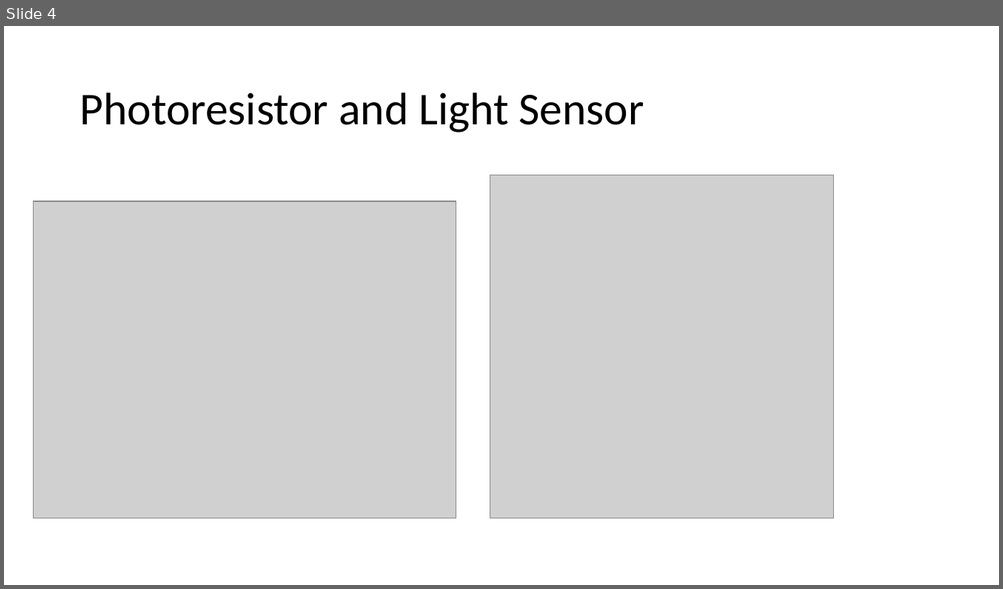
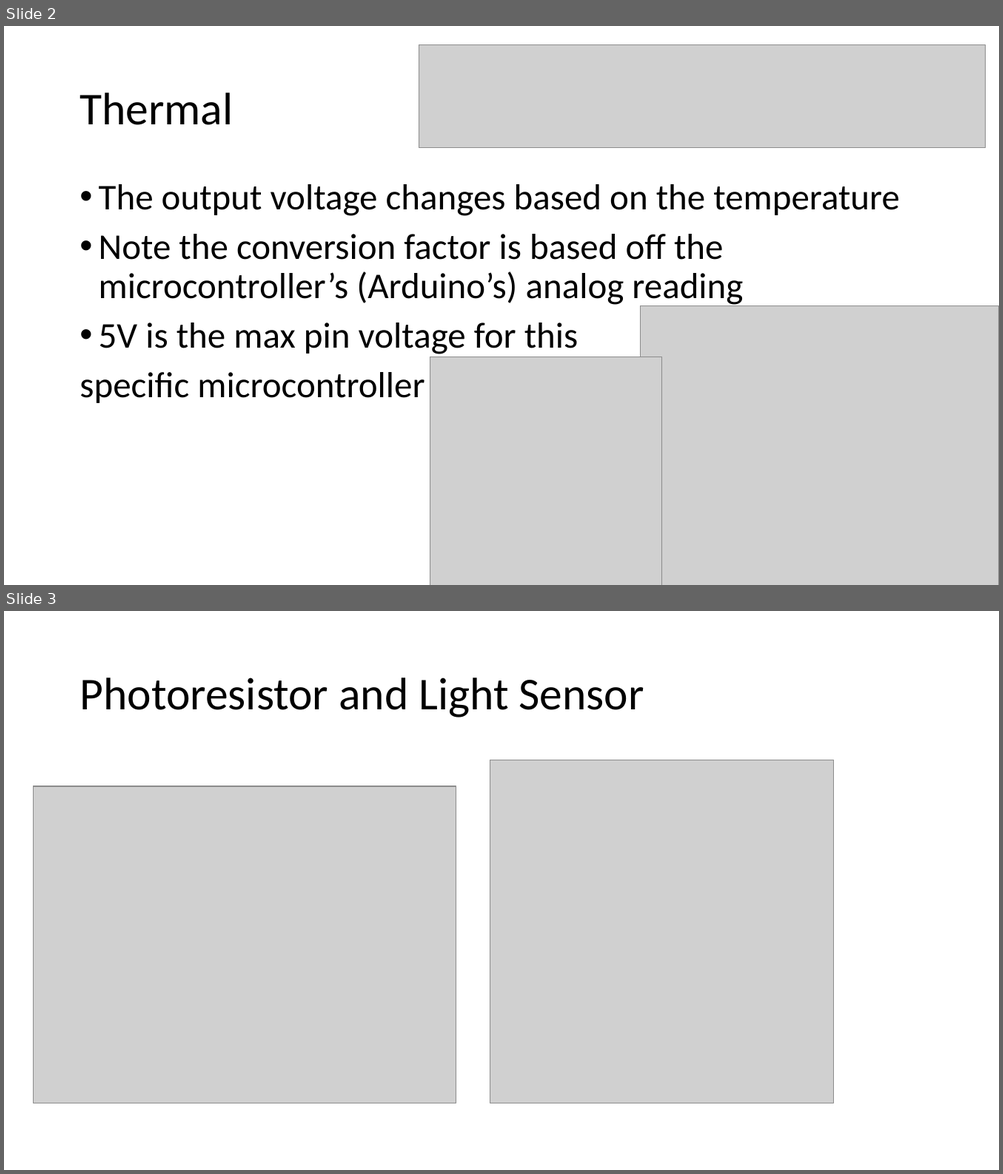
Before and after one commit to rchatrath7/PDH-Workshops, a slide deck: vishal-sensors-lecture/Sensor Lecture.pptx. Shown one above the other, each under a label of ours: slide 4 before the commit, slides 2 and 3 after it. The pictures are 1003x589 and 1003x1174 pixels, drawn with LibreOffice and Linux fonts; fonts in the diff are those of the drawing; grey boxes stand for pictures. Boxes give left, top, right and bottom in pixels: in the first picture for what was removed or moved away, otherwise in the second. Text is boxed around its words. In the diff, an @@ line names an element or a change of style, - is before the commit and + after.

```diff
--- a/vishal-sensors-lecture/Sensor Lecture.pptx
+++ b/vishal-sensors-lecture/Sensor Lecture.pptx
@@ slide 2 added at (4, 26, 999, 585), background #FFFFFF @@
@@ picture added at (419, 44, 985, 148) @@
@@ title added at (79, 93, 233, 125), 44 pt, text #000000 @@
+Thermal
@@ text added at (79, 184, 899, 403), 35 pt, text #000000 @@
+• The output voltage changes based on the temperature
+• Note the conversion factor is based off the microcontroller’s (Arduino’s) analog reading
+• 5V is the max pin voltage for this
+specific microcontroller
@@ picture added at (640, 306, 999, 585) @@
@@ picture added at (430, 358, 661, 585) @@
@@ what was slide 4 is now slide 3 @@
```
Also in this commit, not shown: 6 slides changed, 2 slides removed.
